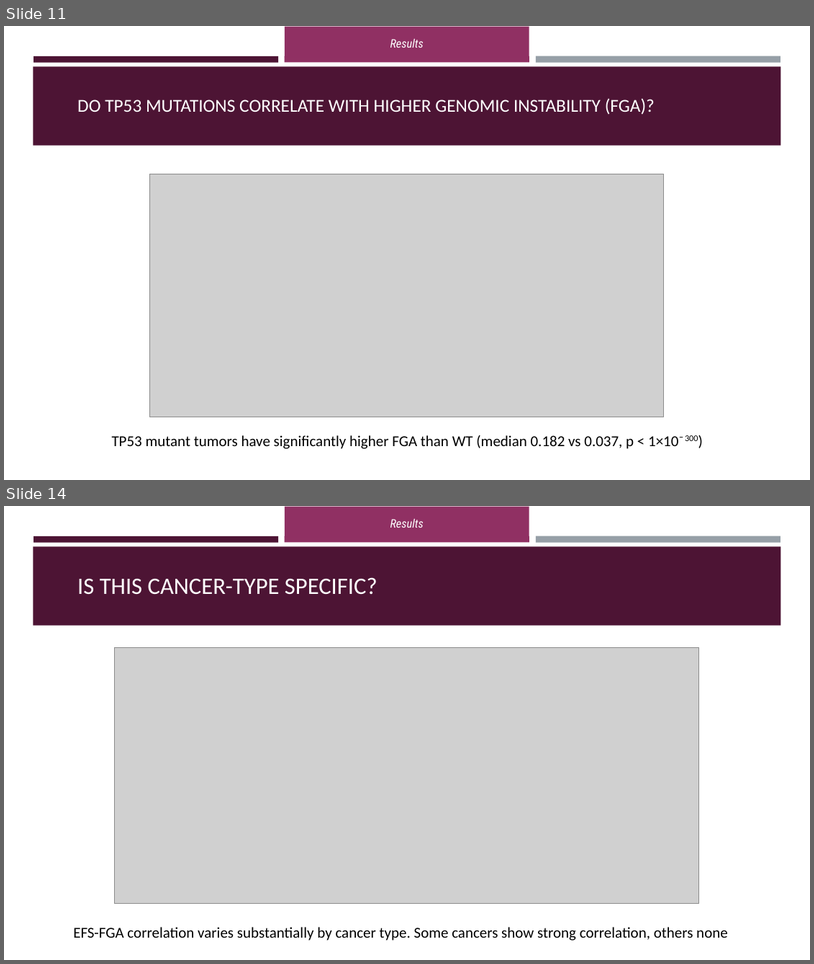
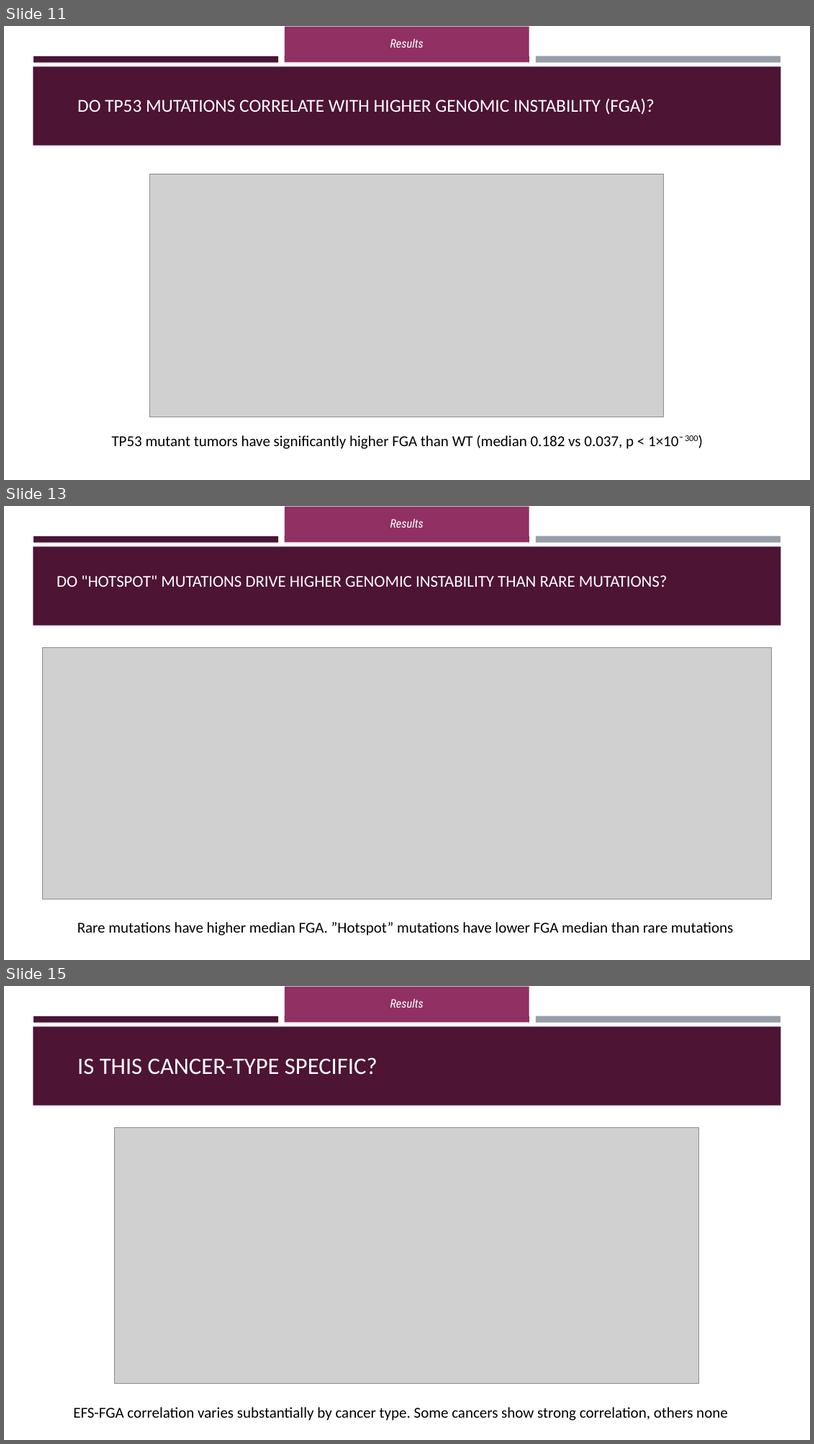
Before and after one commit to OrnitB/cancer_bioinformatics, a slide deck: project/project_background/Final Project Presentation - Ornit - Cancer Bioinfo March 2026.pptx. Shown one above the other, each under a label of ours: slides 11 and 14 before the commit, slides 11, 13 and 15 after it; the slides between them are not shown. The pictures are 814x964 and 814x1444 pixels, drawn with LibreOffice and Linux fonts; fonts in the diff are those of the drawing; grey boxes stand for pictures. Boxes give left, top, right and bottom in pixels: in the first picture for what was removed or moved away, otherwise in the second. Text is boxed around its words. In the diff, an @@ line names an element or a change of style, - is before the commit and + after.

Commit message:
hotspot fig7 expansion

```diff
--- a/project/project_background/Final Project Presentation - Ornit - Cancer Bioinfo March 2026.pptx
+++ b/project/project_background/Final Project Presentation - Ornit - Cancer Bioinfo March 2026.pptx
@@ slide 13 added at box(4, 506, 810, 960), background #FFFFFF; not listed: 4 template elements that a slide beside it also shows @@
@@ text added at box(391, 518, 424, 528), 14 pt, text #FFFFFF, italic @@
+Results
@@ text added at box(57, 575, 668, 587), 19.6 pt, text #FFFFFF @@
+DO "HOTSPOT" MUTATIONS DRIVE HIGHER GENOMIC INSTABILITY THAN RARE MUTATIONS?
@@ picture added at box(42, 647, 772, 898) @@
@@ text added at box(77, 921, 733, 935), 18 pt, text #000000 @@
+Rare mutations have higher median FGA. ”Hotspot” mutations have lower FGA median than rare mutations
@@ what was slide 14 is now slide 15 @@
```
Also in this commit, not shown: 2 slides changed, 4 other files.
